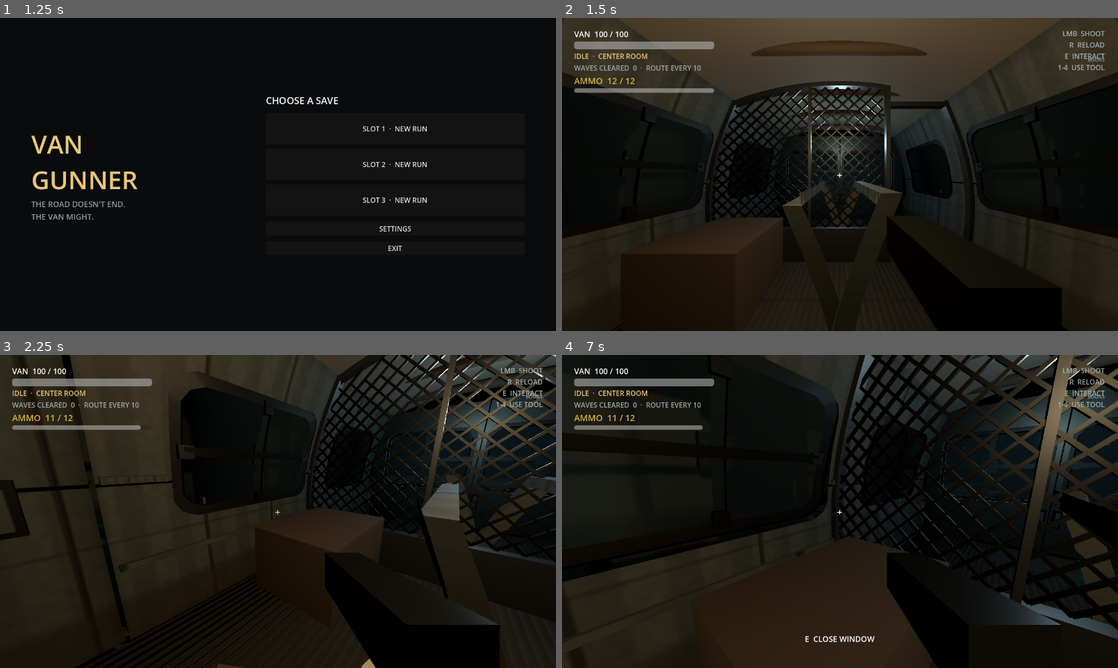
Above: before the commit, frames 1-4 (two rows, left to right).
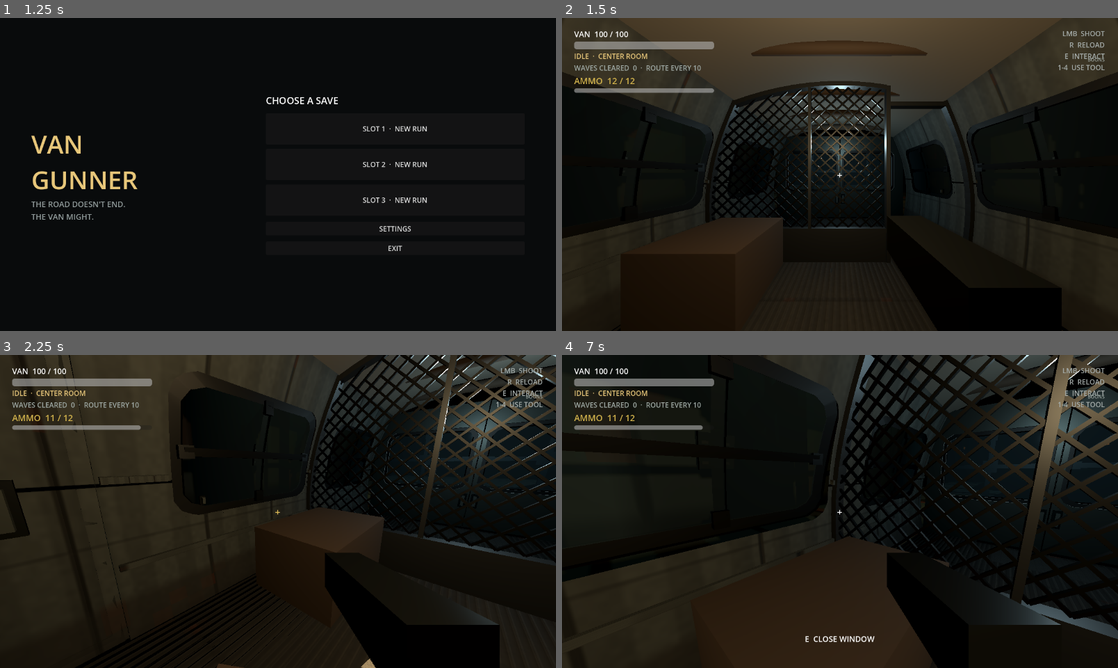
Above: after the commit, the same moments.

Repository: SebastianFreitas/van-gunner
Game: Godot game, scene res://scenes/boot/boot.tscn
Two runs of this game, one before a commit and one after it. Both use one fixed random seed, a clock stepped at 60 frames per second and the inputs below.
Inputs (mouse positions are in pixels of both pictures, inside the frame that each line leads up to):
- Up to frame 1 (1.25 s): tap Enter at 0.5 s; move the mouse to (400, 158) at 0.52 s; hold D (move_right) from 0.53 s (still down); hold E (interact) from 0.53 s (still down)
- Up to frame 2 (1.5 s): release D (move_right) at 1.25 s; release E (interact) at 1.25 s; click "SLOT 1 · NEW RUN" at 1.25 s
- Up to frame 3 (2.25 s): tap Space at 2 s; move the mouse to (250, 511) at 2.02 s; hold W (move_forward) from 2.03 s (still down); click (250, 511) at 2.1 s
- Up to frame 4 (7 s): move the mouse to (851, 505) at 2.77 s; hold 1 (use_slot_1) 2.78-3.53 s; tap Enter at 3.5, 6.5 s; move the mouse to (834, 517) at 3.52 s; tap 2 (use_slot_2) at 3.6 s; tap Space at 4.25 s; move the mouse to (878, 514) at 4.27 s; hold 3 (use_slot_3) 4.28-5.03 s; move the mouse to (795, 508) at 5.02 s; tap 4 (use_slot_4) at 5.1 s; move the mouse to (845, 511) at 5.77 s; tap Tab at 5.85 s; move the mouse to (817, 505) at 6.52 s; release W (move_forward) at 6.53 s; hold D (move_right) from 6.53 s (still down); tap E (interact) at 6.6 s

Frame 1 is identical in both runs. In frame 2, 1.1% of the frame differs, in the area x 39-62%, y 52-67%; in frame 3, 2.7%, in the area x 9-100%, y 0-88%; in frame 4, 0.9%.

Commit message:
Fix door jamb rings spawning in the center of the van.
Position jamb meshes on the side walls so they align with the door openings instead of x = 0.

Co-authored-by: Cursor <cursoragent@cursor.com>

Diff:
--- a/scripts/run/van_side_wall.gd
+++ b/scripts/run/van_side_wall.gd
@@ -676,6 +676,8 @@
 		wall_sign, _door_jamb_outer_poly(), inner,
 		x_ref, mid_y, door_center_z, mid_y, thickness, 0.0, 8
 	)
+	# Mesh is built around local origin — parent must sit on the wall (same as SideDoors leaves).
+	mi.position = Vector3(wall_sign * x_ref, mid_y, door_center_z)
 	mi.material_override = mat
 	mi.cast_shadow = GeometryInstance3D.SHADOW_CASTING_SETTING_ON
 	add_child(mi)
